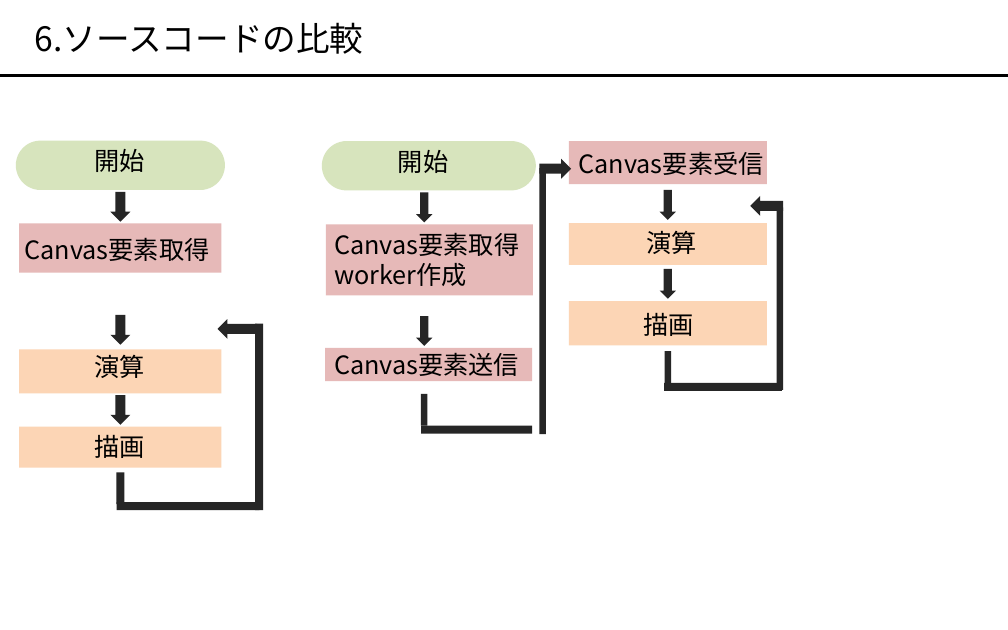
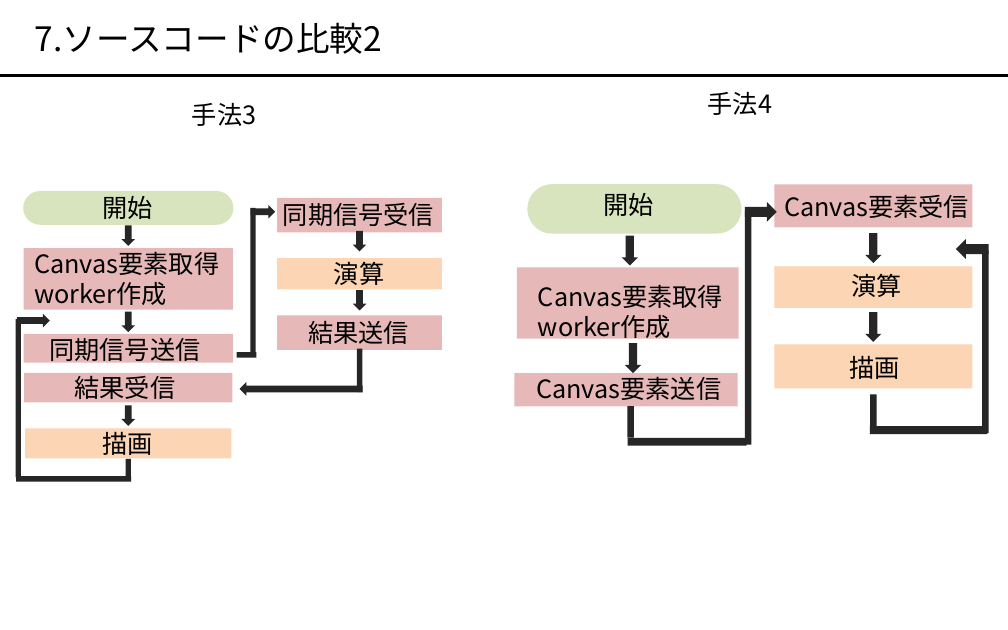
Before and after one commit to okmtaoo/-, a slide deck: slide 8 of presentation/出す.pptx (slide 7 before the commit). Drawn at 1008x630 pixels with LibreOffice and Linux fonts; fonts in the diff are those of the drawing. Boxes give left, top, right and bottom in pixels: in the first picture for what was removed or moved away, otherwise in the second. Text is boxed around its words. In the diff, an @@ line names an element or a change of style, - is before the commit and + after.

```diff
--- a/presentation/出す.pptx
+++ b/presentation/出す.pptx
@@ text at (35, 22, 382, 54): text changed @@
-6.ソースコードの比較
+7.ソースコードの比較2
@@ text added at (192, 102, 256, 126), 18 pt, text #000000 @@
+手法3
@@ text added at (708, 91, 772, 115), 18 pt, text #000000 @@
+手法4
@@ rounded rectangle: place and size @@
-rounded rectangle at (16, 141, 225, 191)
+rounded rectangle at (23, 191, 234, 225)
@@ text "開始": place and size @@
-text "開始" at (95, 149, 145, 172)
+text "開始" at (103, 196, 153, 219)
@@ rectangle: place and size @@
-rectangle at (255, 324, 263, 510)
+rectangle at (250, 208, 255, 355)
@@ down arrow: place and size @@
-down arrow at (540, 159, 571, 179)
+down arrow at (745, 201, 777, 221)
@@ down arrow: place and size @@
-down arrow at (111, 192, 131, 222)
+down arrow at (122, 226, 135, 246)
@@ rectangle: place and size @@
-rectangle at (539, 168, 545, 434)
+rectangle at (745, 211, 751, 445)
@@ rectangle: place and size @@
-rectangle at (19, 224, 222, 273)
+rectangle at (24, 248, 233, 309)
@@ text "Canvas要素取得": place and size @@
-text "Canvas要素取得" at (24, 237, 209, 261)
+text "Canvas要素取得" at (34, 247, 219, 305)
@@ text "演算" rewrapped from (95, 354, 145, 378) to (334, 257, 384, 285) @@
@@ rectangle: place and size @@
-rectangle at (326, 224, 532, 295)
+rectangle at (517, 267, 739, 339)
@@ text "演算": place and size @@
-text "演算" at (646, 230, 696, 254)
+text "演算" at (852, 273, 902, 297)
@@ text at (34, 282, 167, 305): paragraph added @@
+worker作成
@@ down arrow at (353, 290, 366, 310): rotation 90 to 0 degrees @@
@@ text "Canvas要素取得" rewrapped from (334, 232, 519, 286) to (538, 284, 723, 342) @@
@@ down arrow: place and size @@
-down arrow at (111, 314, 131, 345)
+down arrow at (122, 311, 135, 332)
@@ group added at (15, 198, 442, 477): 7 rectangles, 4 texts, 4 down arrows @@
+同期信号送信
+同期信号受信
+結果送信
+結果受信
@@ down arrow: place and size @@
-down arrow at (416, 317, 432, 347)
+down arrow at (625, 343, 641, 373)
@@ rectangle: place and size @@
-rectangle at (19, 349, 222, 393)
+rectangle at (24, 373, 233, 402)
@@ rectangle at (24, 373, 233, 402): fill #FCD5B5 to #E6B9B8 @@
@@ rectangle: place and size @@
-rectangle at (326, 348, 532, 381)
+rectangle at (514, 373, 738, 406)
@@ text "Canvas要素送信": place and size @@
-text "Canvas要素送信" at (334, 352, 519, 376)
+text "Canvas要素送信" at (536, 376, 721, 400)
@@ down arrow: place and size @@
-down arrow at (111, 395, 131, 425)
+down arrow at (122, 405, 135, 425)
@@ rectangle: place and size @@
-rectangle at (421, 394, 427, 425)
+rectangle at (627, 406, 633, 437)
@@ 6 rectangles, 4 down arrows, 3 texts, 1 rounded rectangle: place and size @@
-6 rectangles, 4 down arrows, 3 texts, 1 rounded rectangle at (322, 141, 783, 391)
+6 rectangles, 4 down arrows, 3 texts, 1 rounded rectangle at (527, 184, 989, 434)
@@ rectangle: place and size @@
-rectangle at (19, 426, 222, 468)
+rectangle at (25, 428, 232, 459)
@@ text "描画" rewrapped from (95, 434, 145, 458) to (103, 427, 153, 459) @@
@@ rectangle: place and size @@
-rectangle at (421, 425, 532, 433)
+rectangle at (628, 437, 747, 446)
@@ rectangle: place and size @@
-rectangle at (117, 502, 260, 510)
+rectangle at (16, 476, 131, 481)
@@ rectangle: place and size @@
-rectangle at (117, 473, 125, 504)
+rectangle at (126, 459, 131, 481)
```
Also in this commit, not shown: 5 other slides changed, 2 slides added, 1 slide removed, 1 other file.
